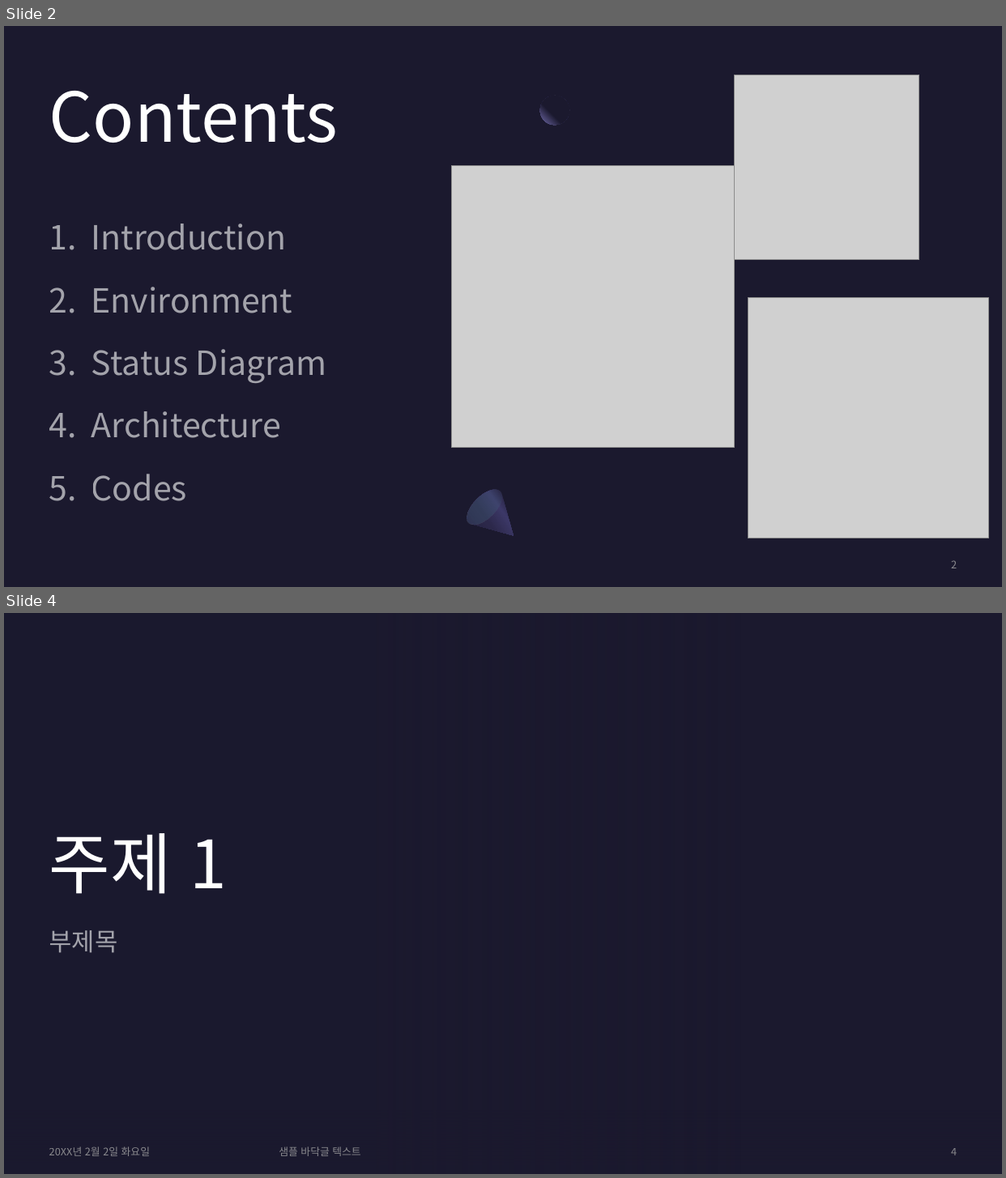
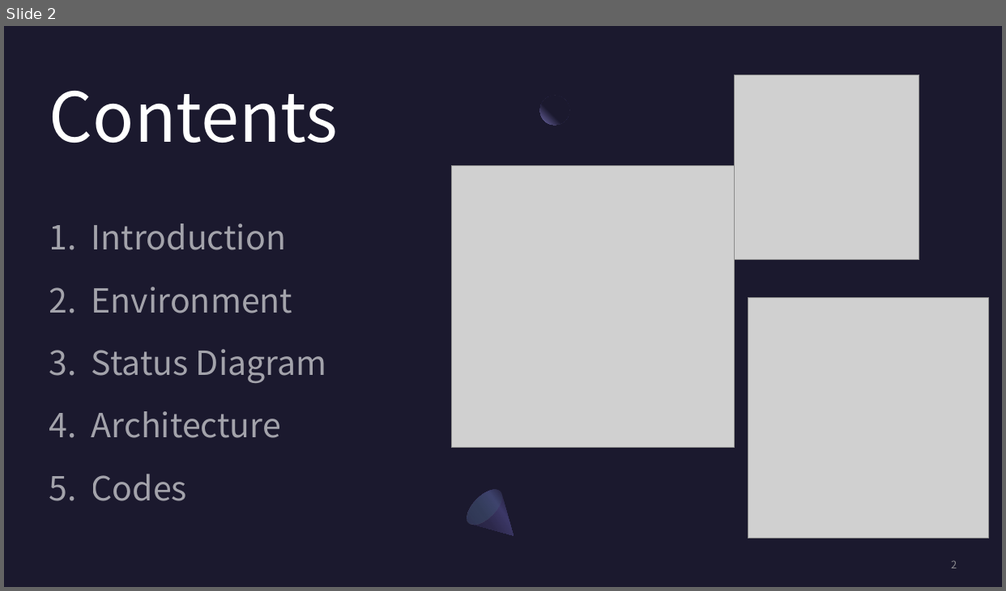
Before and after one commit to sanggusbab/rhythmgame-verilog-assembly, a slide deck: Rhythm Game.pptx. Shown one above the other, each under a label of ours: slides 2 and 4 before the commit, slide 2 after it; the slides between them are not shown. The pictures are 1006x1178 and 1006x591 pixels, drawn with LibreOffice and Linux fonts; fonts in the diff are those of the drawing; grey boxes stand for pictures; background and template pictures are left out. Boxes give left, top, right and bottom in pixels: in the first picture for what was removed or moved away, otherwise in the second. Text is boxed around its words. In the diff, an @@ line names an element or a change of style, - is before the commit and + after.

```diff
--- a/Rhythm Game.pptx
+++ b/Rhythm Game.pptx
@@ slide 4 removed at (x1=4, y1=613, x2=1002, y2=1174), background picture (left out) @@
@@ rectangle removed at (x1=4, y1=613, x2=740, y2=1174) @@
@@ rectangle removed at (x1=4, y1=613, x2=1002, y2=1174) @@
@@ rectangle removed at (x1=4, y1=613, x2=740, y2=1174) @@
@@ title removed at (x1=49, y1=833, x2=228, y2=894) @@
-주제 1
@@ subtitle removed at (x1=49, y1=931, x2=118, y2=953) @@
-부제목
@@ rectangle removed at (x1=4, y1=1085, x2=1002, y2=1174) @@
@@ rectangle removed at (x1=4, y1=1085, x2=1002, y2=1174) @@
@@ text removed at (x1=49, y1=1147, x2=150, y2=1157) @@
-20XX년 2월 2일 화요일
@@ text removed at (x1=279, y1=1147, x2=360, y2=1157) @@
-샘플 바닥글 텍스트
@@ page number removed at (x1=951, y1=1148, x2=957, y2=1156) @@
-4
```
Also in this commit, not shown: 2 slides changed, 2 slides added, 1 other file.
